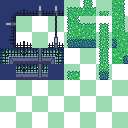
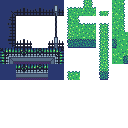
Layered file, before and after one edit (w=128, h=128). Changes by layer:
painted on "map_tiles_garden.png" (4th of 10, in "reorganized_main") over (42, 0, 128, 105)
painted on "map_tiles_garden.png" (5th of 10, in "reorganized_main") over (0, 0, 128, 128)
painted on "map_tiles_garden.png" (6th of 10, in "reorganized_main") over (0, 0, 128, 128)
renamed "map_tiles_garden.png" to "alt_wall_look", hid it, moved it above "Copy of map_tiles_garden.png", painted on it over (0, 0, 128, 128)
removed layer "map_tiles_garden.png" (12th of 13, in "reorganized_main") from group "reorganized_main" over (0, 9, 122, 128)
removed layer "map_tiles_garden.png" (13th of 13, in "reorganized_main") from group "reorganized_main" over (0, 0, 106, 121)
painted on "Copy of map_tiles_garden.png" (1st of 2, in "reorganized_main") over (0, 0, 128, 105)
painted on "map_tiles_garden.png" (8th of 10, in "reorganized_main") over (0, 0, 112, 73)
painted on "Copy of map_tiles_garden.png" (2nd of 2, in "reorganized_main") over (0, 0, 122, 128)
painted on "map_tiles_garden.png" (9th of 10, in "reorganized_main") over (0, 0, 122, 128)
moved "map_tiles_garden.png" (10th of 10, in "reorganized_main") above "bg", painted on it over (0, 0, 128, 128)
renamed "Paint Layer 2" to "bg", moved it into group "reorganized_main" over (0, 0, 128, 128)
hid "tiles.png" over (0, 0, 128, 128)
